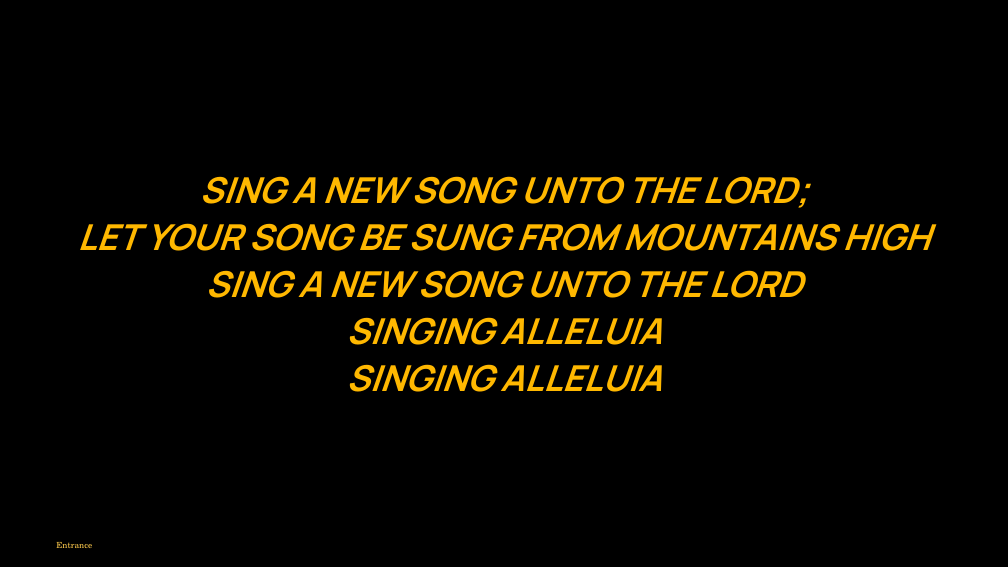
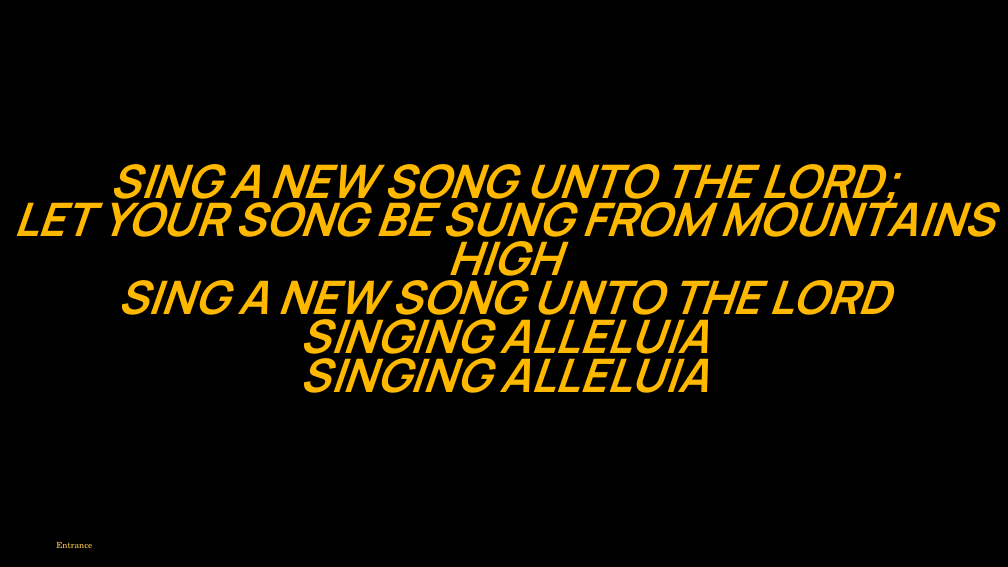
Before and after one commit to divinogabriel9/verbum, a slide deck: slide 5 of outputs/GFCC7Jun2026_TheSolemnityoftheMostHolyBodyandBloodofChrist.pptx (slide 7 before the commit). Drawn at 1008x567 pixels with LibreOffice and Linux fonts; fonts in the diff are those of the drawing. Boxes give left, top, right and bottom in pixels: in the first picture for what was removed or moved away, otherwise in the second. Text is boxed around its words. In the diff, an @@ line names an element or a change of style, - is before the commit and + after.

```diff
--- a/outputs/GFCC7Jun2026_TheSolemnityoftheMostHolyBodyandBloodofChrist.pptx
+++ b/outputs/GFCC7Jun2026_TheSolemnityoftheMostHolyBodyandBloodofChrist.pptx
@@ text "SING A NEW SONG UNTO ..." at <box>13,164,994,393</box>: size 51 to 66 pt; line spacing 1 to 0.7; less space between paragraphs @@
```
Also in this commit, not shown: 12 other slides changed, 11 slides removed, 11 other files.
